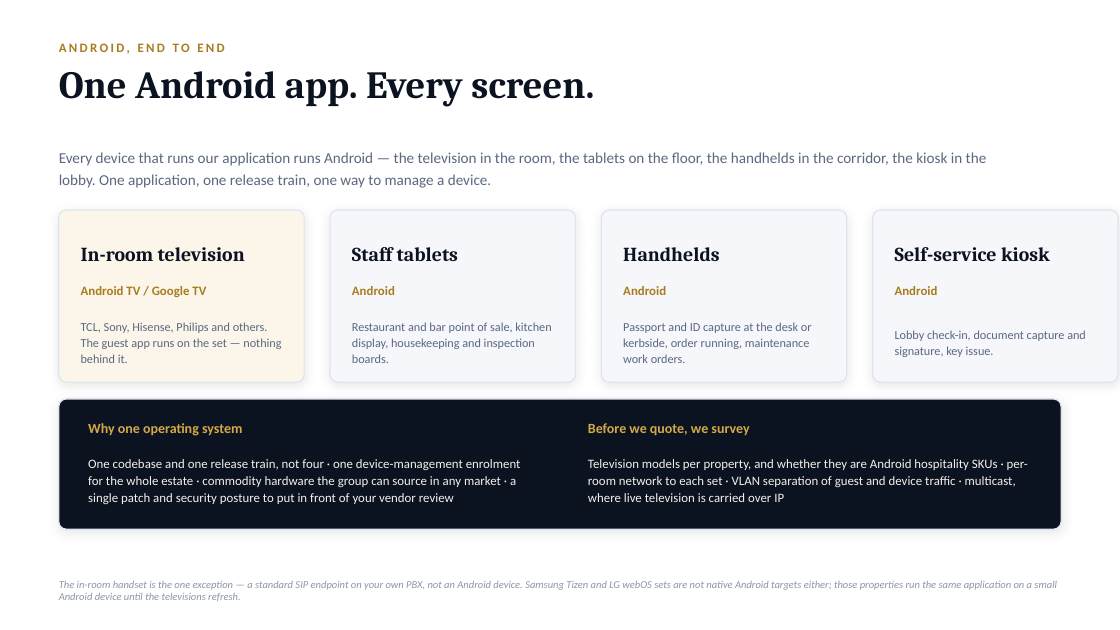
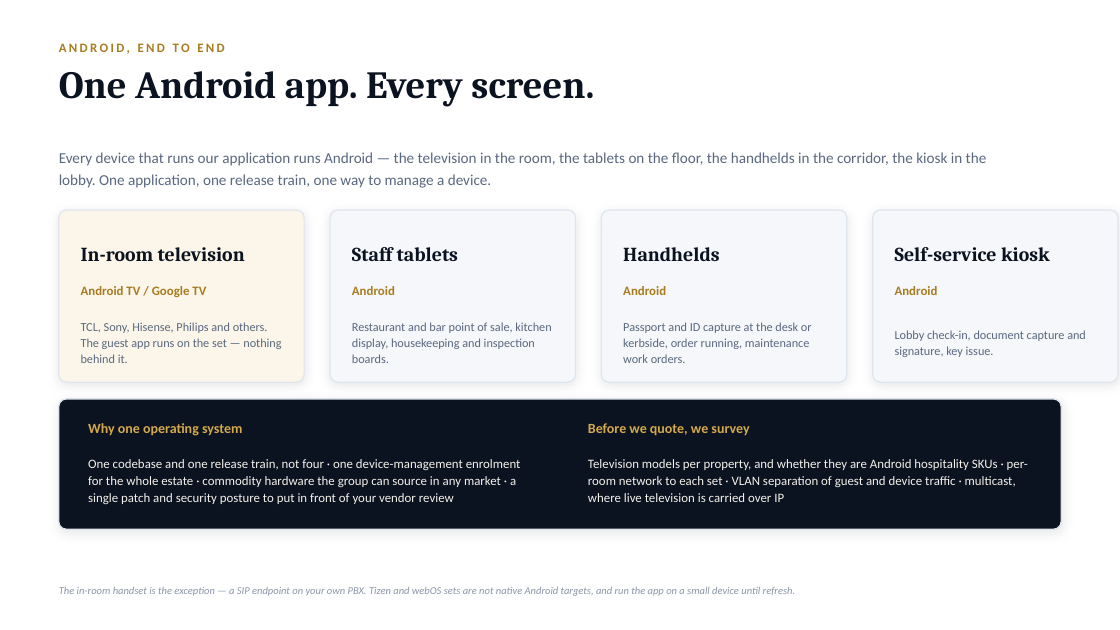
Before and after one commit to jnds0123/iptv-mpplus-site, a slide deck: slide 18 of presentation/Orpheus-Hospitality-Suite.pptx. Drawn at 1120x630 pixels with LibreOffice and Linux fonts; fonts in the diff are those of the drawing. Boxes give left, top, right and bottom in pixels: in the first picture for what was removed or moved away, otherwise in the second. Text is boxed around its words. In the diff, an @@ line names an element or a change of style, - is before the commit and + after.

```diff
--- a/presentation/Orpheus-Hospitality-Suite.pptx
+++ b/presentation/Orpheus-Hospitality-Suite.pptx
@@ text at [59, 587, 796, 596]: text changed @@
-The in-room handset is the one exception — a standard SIP endpoint on your own PBX, not an Android device. Samsung Tizen and LG webOS sets are not native Android targets either; those properties run the same application on a small Android device until the televisions refresh.
+The in-room handset is the exception — a SIP endpoint on your own PBX. Tizen and webOS sets are not native Android targets, and run the app on a small device until refresh.
```
Also in this commit, not shown: 1 other slide changed, 2 other files.
